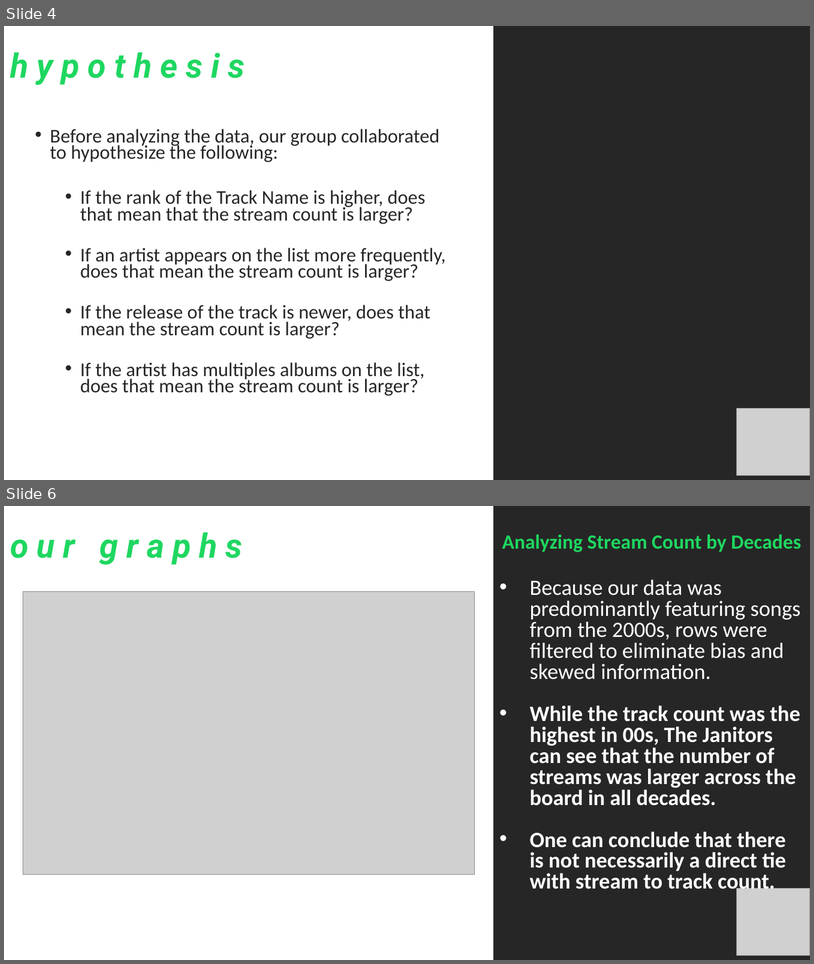
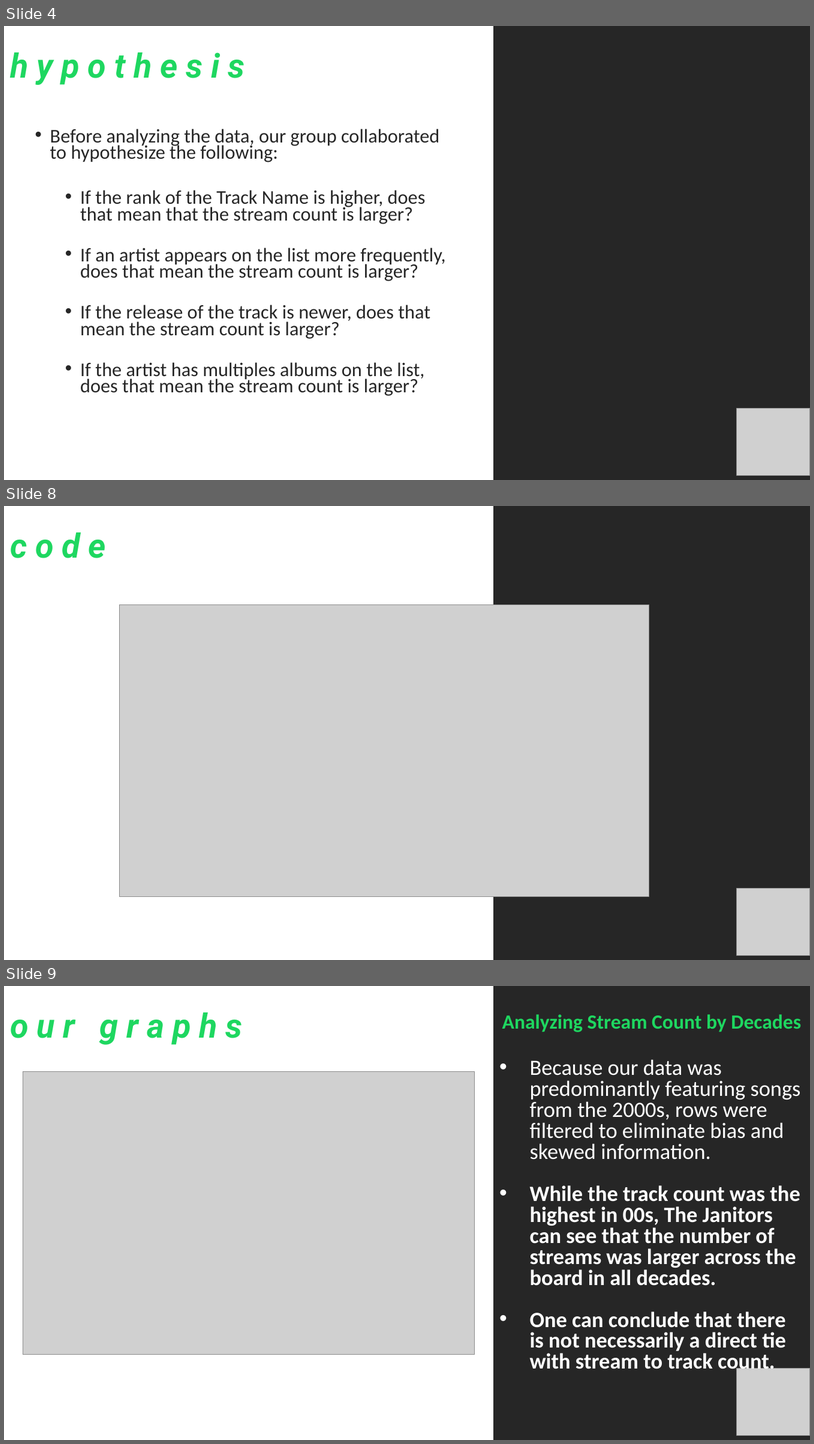
Before and after one commit to iastanehasl/Project-One, a slide deck: Spotipy Presentation 10.27.pptx. Shown one above the other, each under a label of ours: slides 4 and 6 before the commit, slides 4, 8 and 9 after it; the slides between them are not shown. The pictures are 814x964 and 814x1444 pixels, drawn with LibreOffice and Linux fonts; fonts in the diff are those of the drawing; grey boxes stand for pictures. Boxes give left, top, right and bottom in pixels: in the first picture for what was removed or moved away, otherwise in the second. Text is boxed around its words. In the diff, an @@ line names an element or a change of style, - is before the commit and + after.

```diff
--- a/Spotipy Presentation 10.27.pptx
+++ b/Spotipy Presentation 10.27.pptx
@@ slide 8 added at box(4, 506, 810, 960), background #FFFFFF @@
@@ rectangle added at box(494, 506, 810, 960), fill #262626 @@
@@ text added at box(10, 532, 106, 558), 40 pt, text #1ED760, bold, italic @@
+c o d e
@@ picture added at box(120, 604, 650, 896) @@
@@ picture added at box(737, 888, 810, 955) @@
@@ what was slide 6 is now slide 9 @@
```
Also in this commit, not shown: 8 slides changed, 3 other slides added, 1 other file.
